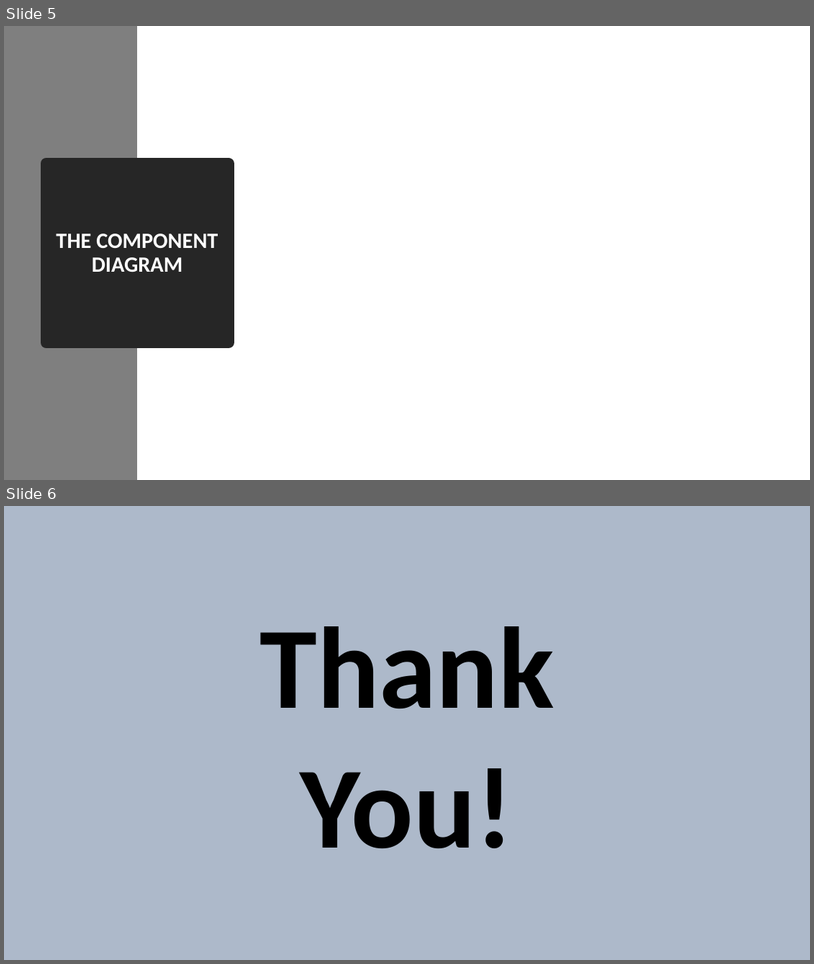
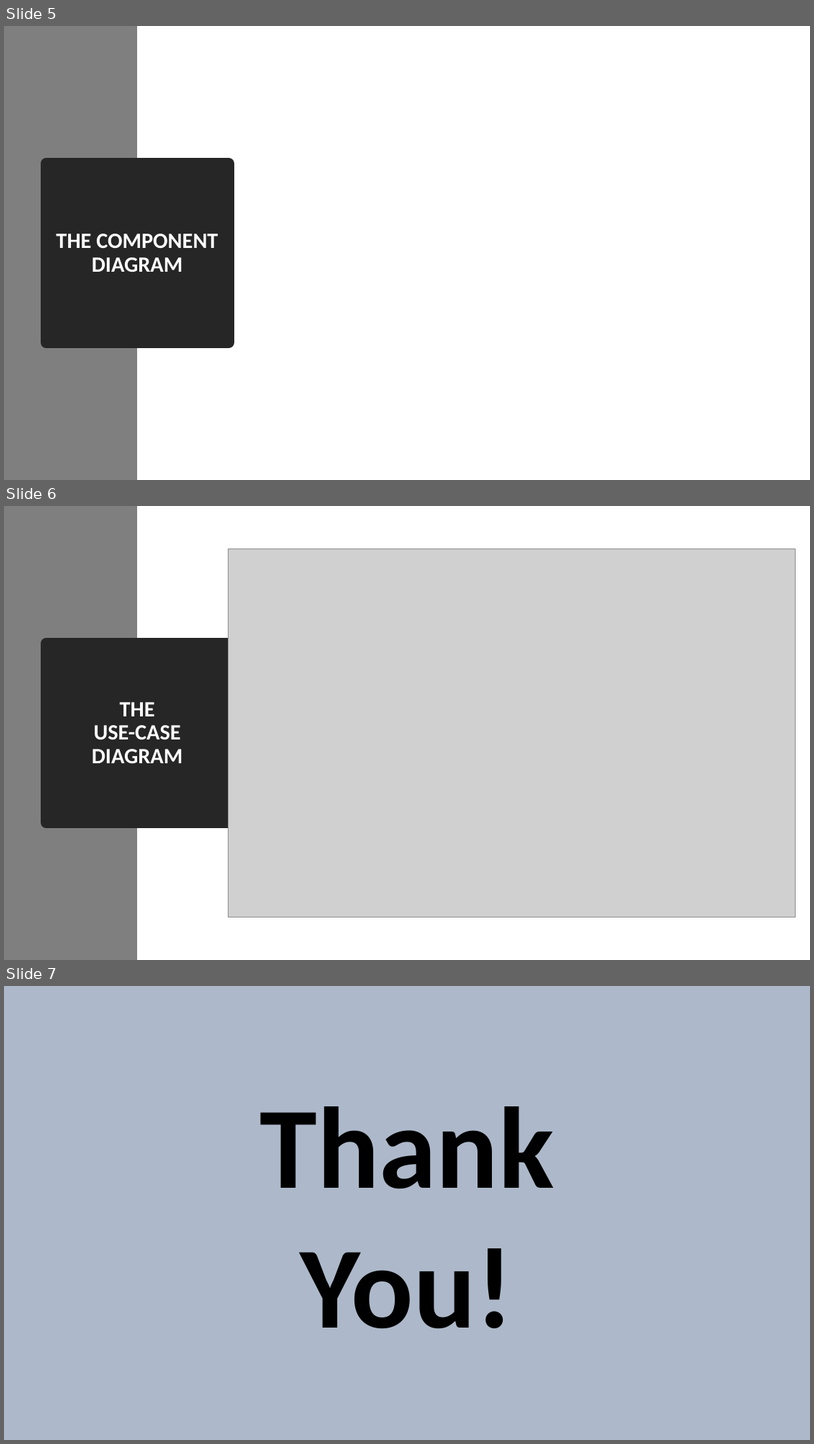
Before and after one commit to EarZo/Java_Training, a slide deck: Micro Services.pptx. Shown one above the other, each under a label of ours: slides 5 and 6 before the commit, slides 5, 6 and 7 after it. The pictures are 814x964 and 814x1444 pixels, drawn with LibreOffice and Linux fonts; fonts in the diff are those of the drawing; grey boxes stand for pictures. Boxes give left, top, right and bottom in pixels: in the first picture for what was removed or moved away, otherwise in the second. Text is boxed around its words. In the diff, an @@ line names an element or a change of style, - is before the commit and + after.

Commit message:
Added the updated use case diagram.

```diff
--- a/Micro Services.pptx
+++ b/Micro Services.pptx
@@ slide 6 added at (4, 506, 810, 960), background #ADB9CA @@
@@ rectangle added at (4, 506, 810, 960), fill #FFFFFF @@
@@ rectangle added at (4, 506, 137, 960), fill #7F7F7F @@
@@ picture added at (229, 549, 796, 917) @@
@@ title added at (46, 644, 229, 822), fill #262626, outline #262626 13.75 pt, 26 pt, text #FFFFFF, bold @@
+THE
+USE-CASE DIAGRAM
@@ what was slide 6 is now slide 7 @@
```
Also in this commit, not shown: 1 slide changed.
